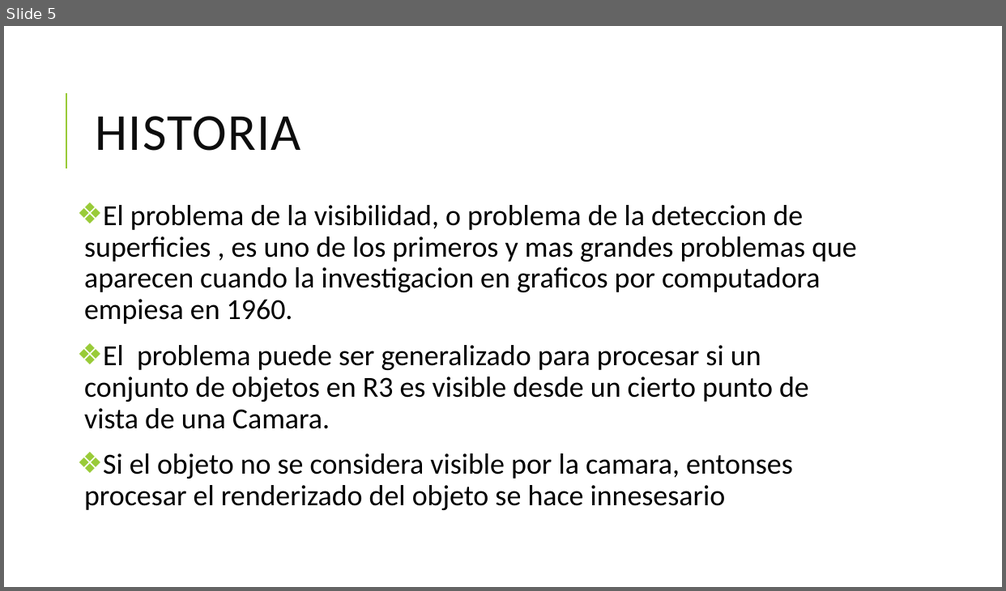
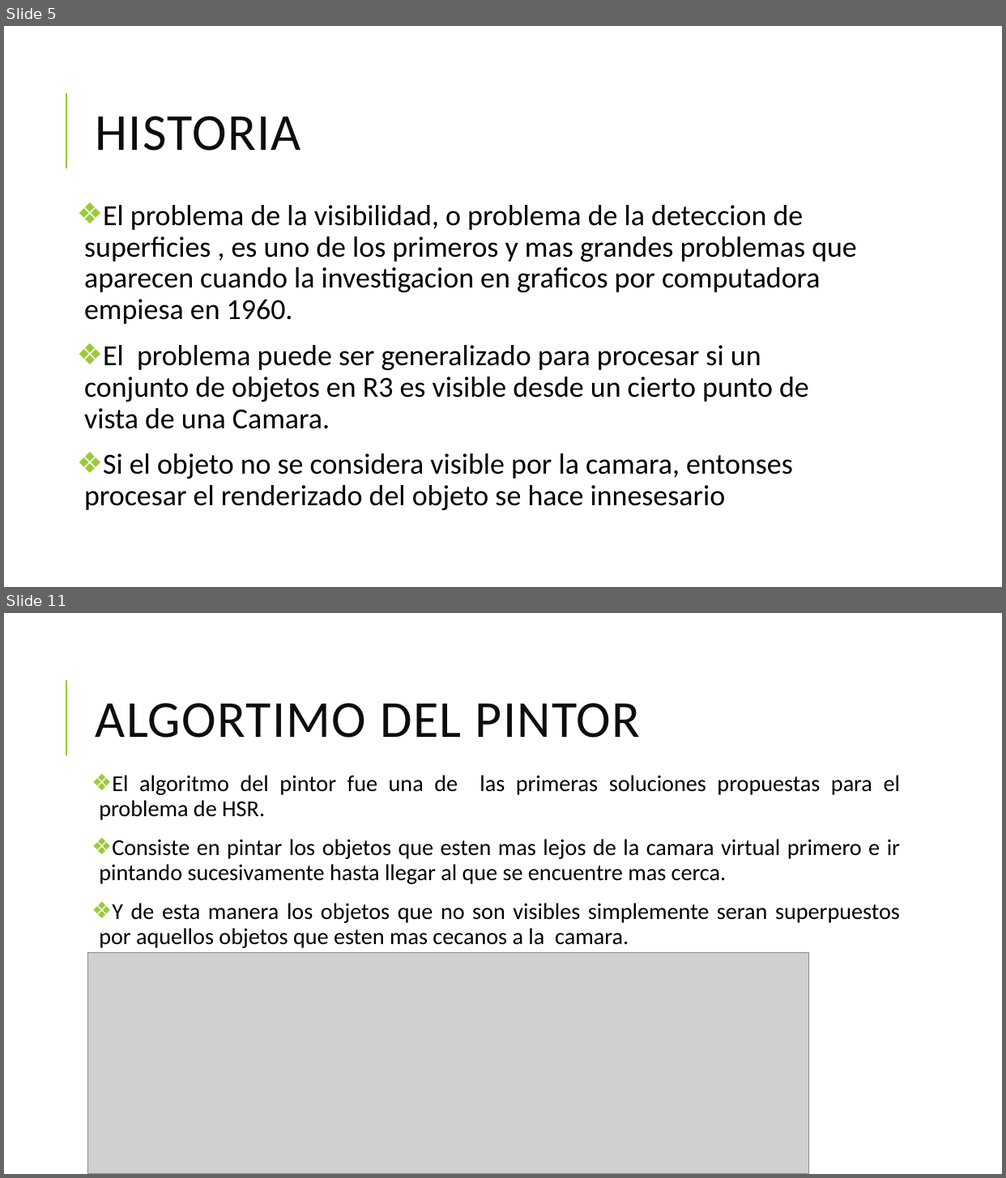
Before and after one commit to MogGy94/paintersAlg, a slide deck: ALGOritmo del Pintor.pptx. Shown one above the other, each under a label of ours: slide 5 before the commit, slides 5 and 11 after it; the slides between them are not shown. The pictures are 1006x591 and 1006x1178 pixels, drawn with LibreOffice and Linux fonts; fonts in the diff are those of the drawing; grey boxes stand for pictures. Boxes give left, top, right and bottom in pixels: in the first picture for what was removed or moved away, otherwise in the second. Text is boxed around its words. In the diff, an @@ line names an element or a change of style, - is before the commit and + after.

```diff
--- a/ALGOritmo del Pintor.pptx
+++ b/ALGOritmo del Pintor.pptx
@@ slide 11 added at [4,613,1002,1174], background #FFFFFF; not listed: 1 template element that a slide beside it also shows @@
@@ title added at [96,703,641,738], 50 pt, text #0D0D0D @@
+ALGORTIMO DEL PINTOR
@@ text added at [99,775,900,948], 22 pt, text #000000 @@
+❖ El algoritmo del pintor fue una de las primeras soluciones propuestas para el problema de HSR.
+❖ Consiste en pintar los objetos que esten mas lejos de la camara virtual primero e ir pintando sucesivamente hasta llegar al que se encuentre mas cerca.
+❖ Y de esta manera los objetos que no son visibles simplemente seran superpuestos por aquellos objetos que esten mas cecanos a la camara.
@@ picture added at [88,953,809,1174] @@
```
Also in this commit, not shown: 1 slide changed, 7 other slides added, 14 other files.
